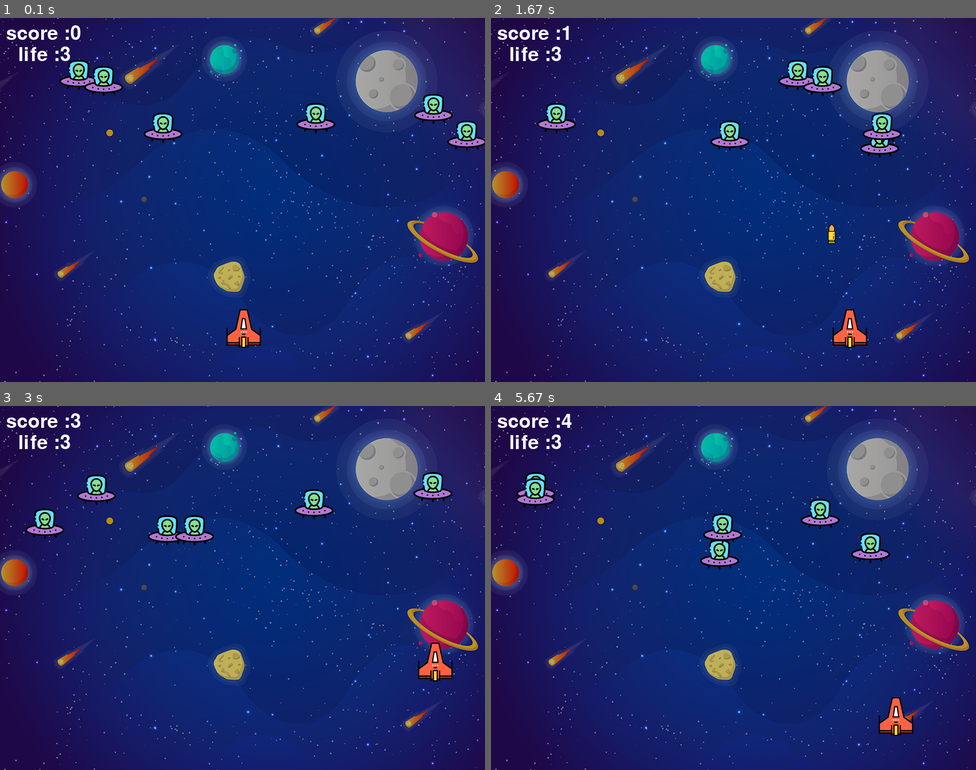
Above: before the commit, frames 1-4 (two rows, left to right).
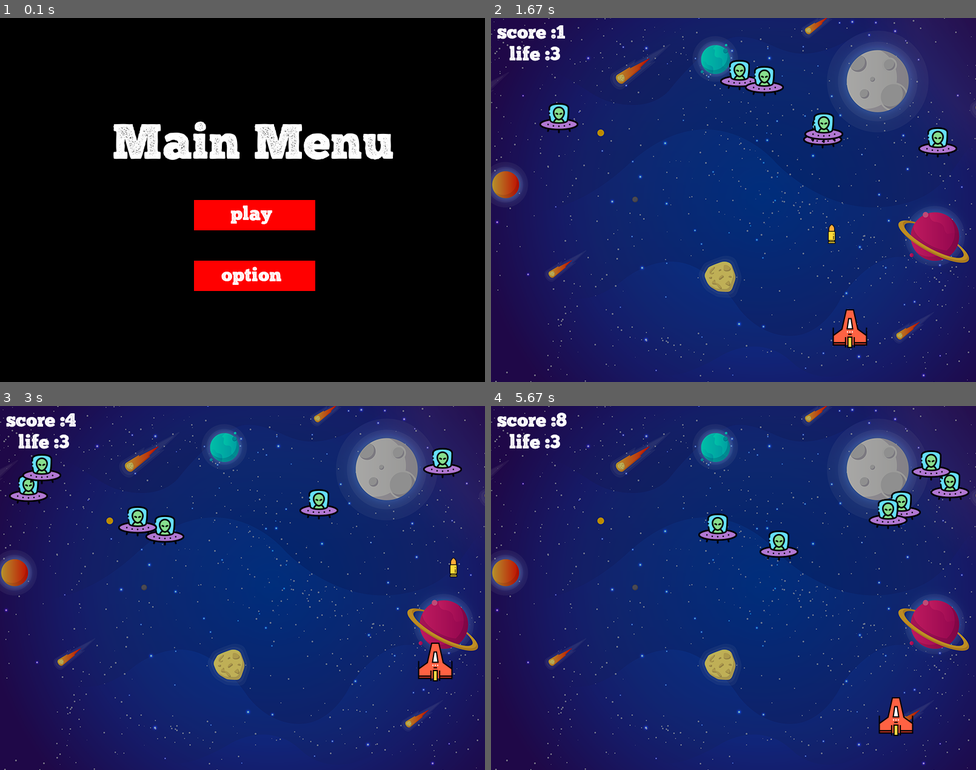
Above: after the commit, the same moments.

Repository: mayankek01/pygame-
Game: pygame game, started from main.py
Same seed, same stepped clock (60 frames per second), same inputs: the game is played once before the commit and once after it.
Inputs (mouse positions are in pixels of both pictures, inside the frame that each line leads up to):
- Up to frame 1 (0.1 s): no input
- Up to frame 2 (1.67 s): click (733, 200) at 0.38 s; hold Space 0.67-1.13 s; hold Right 0.67-1.13 s; move the mouse to (733, 221) at 0.7 s; tap Space at 1.17, 1.57 s; hold Right from 1.5 s (still down)
- Up to frame 3 (3 s): tap Space at 1.87, 2.07, 2.4, 2.7, 2.9 s; release Right at 1.97 s; hold Up 2-2.3 s; hold Right 2.33-2.8 s; hold Left from 2.83 s (still down)
- Up to frame 4 (5.67 s): tap Space at 3.2, 3.47, 3.8, 4.1, 4.23, 4.63, 4.93, 5.3 s; release Left at 3.37 s; hold Down 3.4-3.7 s; hold Left 3.73-4.13 s; hold Up 4.17-4.53 s; hold Right 4.57-5.2 s; hold Down 5.23-5.6 s; hold Left from 5.63 s (still down)

The runs differ from the first frame. In frame 1, 99% of the frame differs, in the area x 0-100%, y 0-100%; in frame 2, 4.2%; in frame 3, 4.2%; in frame 4, 4.4%.

Commit message:
added a menu
added and menu and menu background music

Diff:
--- a/main.py
+++ b/main.py
@@ -1,7 +1,9 @@
 import pygame
+import sys
 import random
 import math
 from pygame import mixer
+mainClock = pygame.time.Clock()
 
 # initialize the pygame
 pygame.init()
@@ -13,9 +15,6 @@
 # background
 background = pygame.image.load("background.png")
 
-# background sound
-mixer.music.load("background.wav")
-mixer.music.play(-1)
 
 # caption and icon
 pygame.display.set_caption("Space Invaders")
@@ -54,20 +53,71 @@
 
 # score
 score_value = 0
-font = pygame.font.Font('freesansbold.ttf', 32)
+font = pygame.font.Font('Chunk Five Print.otf', 32)
 
 textX = 10
 textY = 10
 
 # life
 life_left = 3
-font1 = pygame.font.Font('freesansbold.ttf', 32)
+font1 = pygame.font.Font('Chunk Five Print.otf', 32)
 
 text1X = 30
 text1Y = 45
 
 # game over text
-over_font = pygame.font.Font('freesansbold.ttf', 64)
+over_font = pygame.font.Font('Chunk Five Print.otf', 82)
+
+
+def draw_text(text, font4, color, surface, x, y):
+    text_obj = font4.render(text, 1, color)
+    text_rect = text_obj.get_rect()
+    text_rect.topleft = (x, y)
+    surface.blit(text_obj, text_rect)
+
+
+click = False
+
+
+def main_menu():
+    mixer.music.load("menusound.wav")
+    mixer.music.play(-1)
+    while True:
+        screen.fill((0, 0, 0))
+        draw_text('Main Menu', over_font, (255, 255, 255), screen, 185, 170)
+
+        mx, my = pygame.mouse.get_pos()
+
+        button_1 = pygame.Rect(320, 300, 200, 50)
+        button_2 = pygame.Rect(320, 400, 200, 50)
+
+        if button_1.collidepoint((mx, my)):
+            if click:
+                game()
+        if button_2.collidepoint((mx, my)):
+            if click:
+                pass
+        pygame.draw.rect(screen, (255, 0, 0), button_1)
+        draw_text('play', font, (255, 255, 255), screen, 380, 308)
+        pygame.draw.rect(screen, (255, 0, 0), button_2)
+        draw_text('option', font, (255, 255, 255), screen, 365, 410)
+
+        click = False
+
+        for event in pygame.event.get():
+            if event.type == pygame.QUIT:
+                pygame.quit()
+                sys.exit()
+            if event.type == pygame.KEYDOWN:
+                if event.key == pygame.K_ESCAPE:
+                    pygame.quit()
+                    sys.exit()
+            if event.type == pygame.MOUSEBUTTONDOWN:
+                if event.button == 1:
+                    click = True
+
+        pygame.display.update()
+        mainClock.tick(60)
 
 
 def show_score(x, y):
@@ -115,109 +165,118 @@
         return False
 
 
-running = True
-while running:
-    # Rgb values background of the window
-    screen.fill((255, 0, 0))
-    # background image
-    screen.blit(background, (0, 0))
-    for event in pygame.event.get():
-        if event.type == pygame.QUIT:
-            running = False
-
-        # keystroke is pressed check weather its right or left
-        if event.type == pygame.KEYDOWN:
-            if event.key == pygame.K_LEFT:
-                playerX_change = -5
-            if event.key == pygame.K_RIGHT:
-                playerX_change = 5
-            if event.key == pygame.K_DOWN:
-                playerY_change = 5
-            if event.key == pygame.K_UP:
-                playerY_change = -5
-
-            if event.key == pygame.K_SPACE:
-                if bullet_state == "ready":
-                    bullet_sound = mixer.Sound("laser.wav")
-                    bullet_sound.play()
-                    bulletX = playerX  # get the current x coordinate of the spaceship
-                    bulletY = playerY
-                    fire_bullet(bulletX, bulletY)
-
-        if event.type == pygame.KEYUP:
-            if event.key == pygame.K_LEFT or event.key == pygame.K_RIGHT:
-                playerX_change = 0
-            if event.key == pygame.K_UP or event.key == pygame.K_DOWN:
-                playerY_change = 0
-
-    # checking for boundaries of spaceship
-    playerX += playerX_change
-    playerY += playerY_change
-
-    if playerX <= 0:
-        playerX = 0
-    elif playerX >= 736:
-        playerX = 736
-
-    if playerY <= 0:
-        playerY = 0
-    elif playerY >= 538:
-        playerY = 538
-
-    #  enemy spaceship movement
-    for i in range(num_of_enemies):
-
-        # game over
-        if life_left == 0:
-            for j in range(num_of_enemies):
-                enemyY[j] = 2000
-            playerX = 2000
-
-            game_over_text()
-            break
-
-        enemyX[i] += enemyX_change[i]
-        if enemyX[i] <= 0:
-            enemyX_change[i] = 4
-            enemyY[i] += enemyY_change[i]
-        elif enemyX[i] >= 736:
-            enemyX_change[i] = -4
-            enemyY[i] += enemyY_change[i]
-
-        # collision bullet to enemy
-        collision = is_collision(enemyX[i], enemyY[i], bulletX, bulletY)
-        if collision:
-            collision_sound = mixer.Sound("explosion.wav")
-            collision_sound.play()
+def game():
+    # background sound
+    mixer.music.load("background.wav")
+    mixer.music.play(-1)
+    running = True
+    while running:
+        global playerX, playerY, bulletY, bulletX, enemyY, enemyX, playerX_change, playerY_change, bulletX_change, \
+            bulletY_change, life_left, score_value, bullet_state, i
+        # Rgb values background of the window
+        screen.fill((255, 0, 0))
+        # background image
+        screen.blit(background, (0, 0))
+        for event in pygame.event.get():
+            if event.type == pygame.QUIT:
+                running = False
+
+            # keystroke is pressed check weather its right or left
+            if event.type == pygame.KEYDOWN:
+                if event.key == pygame.K_LEFT:
+                    playerX_change = -5
+                if event.key == pygame.K_RIGHT:
+                    playerX_change = 5
+                if event.key == pygame.K_DOWN:
+                    playerY_change = 5
+                if event.key == pygame.K_UP:
+                    playerY_change = -5
+
+                if event.key == pygame.K_SPACE:
+                    if bullet_state == "ready":
+                        bullet_sound = mixer.Sound("laser.wav")
+                        bullet_sound.play()
+                        bulletX = playerX  # get the current x coordinate of the spaceship
+                        bulletY = playerY
+                        fire_bullet(bulletX, bulletY)
+
+            if event.type == pygame.KEYUP:
+                if event.key == pygame.K_LEFT or event.key == pygame.K_RIGHT:
+                    playerX_change = 0
+                if event.key == pygame.K_UP or event.key == pygame.K_DOWN:
+                    playerY_change = 0
+
+        # checking for boundaries of spaceship
+        playerX += playerX_change
+        playerY += playerY_change
+
+        if playerX <= 0:
+            playerX = 0
+        elif playerX >= 736:
+            playerX = 736
+
+        if playerY <= 0:
+            playerY = 0
+        elif playerY >= 538:
+            playerY = 538
+
+        #  enemy spaceship movement
+        for i in range(num_of_enemies):
+
+            # game over
+            if life_left == 0:
+                for j in range(num_of_enemies):
+                    enemyY[j] = 2000
+                playerX = 2000
+
+                game_over_text()
+                break
+
+            enemyX[i] += enemyX_change[i]
+            if enemyX[i] <= 0:
+                enemyX_change[i] = 4
+                enemyY[i] += enemyY_change[i]
+            elif enemyX[i] >= 736:
+                enemyX_change[i] = -4
+                enemyY[i] += enemyY_change[i]
+
+            # collision bullet to enemy
+            collision = is_collision(enemyX[i], enemyY[i], bulletX, bulletY)
+            if collision:
+                collision_sound = mixer.Sound("explosion.wav")
+                collision_sound.play()
+                bulletY = 480
+                bullet_state = "ready"
+                score_value += 1
+                enemyX[i] = random.randint(0, 735)
+                enemyY[i] = random.randint(50, 150)
+
+            enemy(enemyX[i], enemyY[i], i)
+
+            collision_player = is_collision_player(enemyX[i], enemyY[i], playerX, playerY)
+            if collision_player:
+                enemyX[i] = random.randint(0, 735)
+                enemyY[i] = random.randint(50, 150)
+                collision_sound = mixer.Sound("explosion.wav")
+                collision_sound.play()
+                life_left -= 1
+                playerX = 370
+                playerY = 480
+
+            enemy(enemyX[i], enemyY[i], i)
+
+        # bullet movement
+        if bulletY <= 0:
             bulletY = 480
             bullet_state = "ready"
-            score_value += 1
-            enemyX[i] = random.randint(0, 735)
-            enemyY[i] = random.randint(50, 150)
-
-        enemy(enemyX[i], enemyY[i], i)
-        # collision enemy to player
-        collision_player = is_collision_player(enemyX[i], enemyY[i], playerX, playerY)
-        if collision_player:
-            enemyX[i] = random.randint(0, 735)
-            enemyY[i] = random.randint(50, 150)
-            collision_sound = mixer.Sound("explosion.wav")
-            collision_sound.play()
-            life_left -= 1
-            playerX = 370
-            playerY = 480
-
-        enemy(enemyX[i], enemyY[i], i)
-
-    # bullet movement
-    if bulletY <= 0:
-        bulletY = 480
-        bullet_state = "ready"
-    if bullet_state == "fire":
-        fire_bullet(bulletX, bulletY)
-        bulletY -= bulletY_change
-
-    player(playerX, playerY)
-    show_score(textX, textY)
-    show_life(text1X, text1Y)
-    pygame.display.update()
+        if bullet_state == "fire":
+            fire_bullet(bulletX, bulletY)
+            bulletY -= bulletY_change
+
+        player(playerX, playerY)
+        show_score(textX, textY)
+        show_life(text1X, text1Y)
+        pygame.display.update()
+
+
+main_menu()
Binary file added: Chunk Five Print.otf
Not shown, added: menusound.wav
